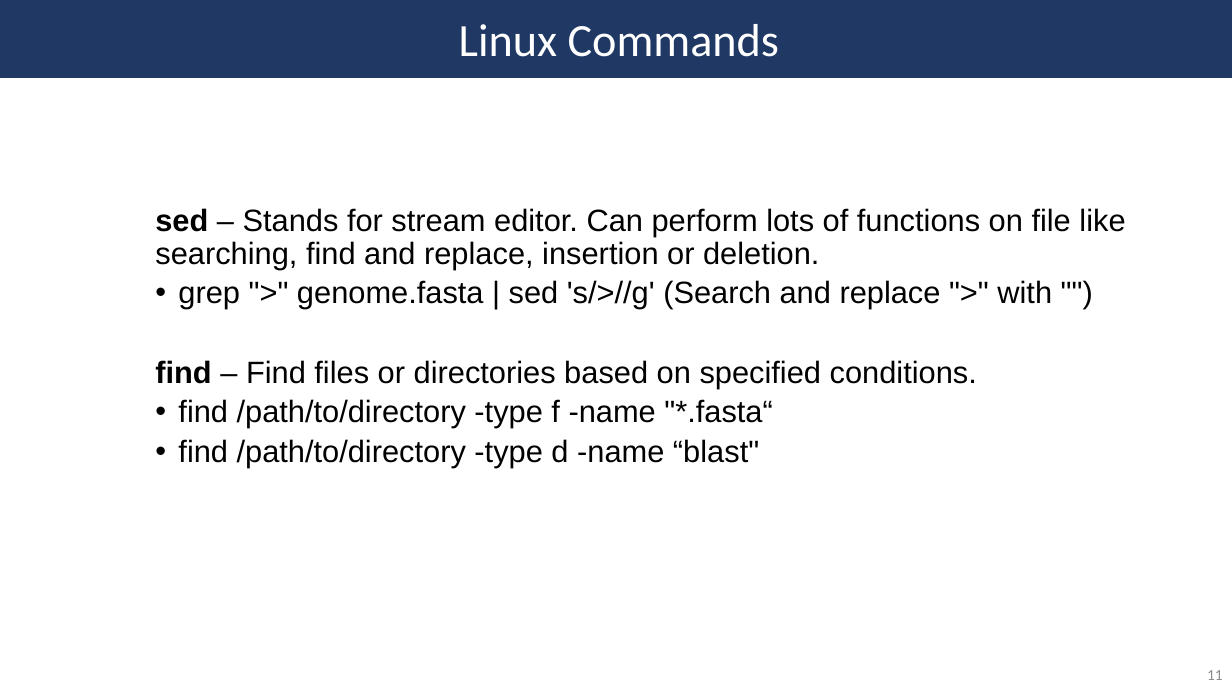
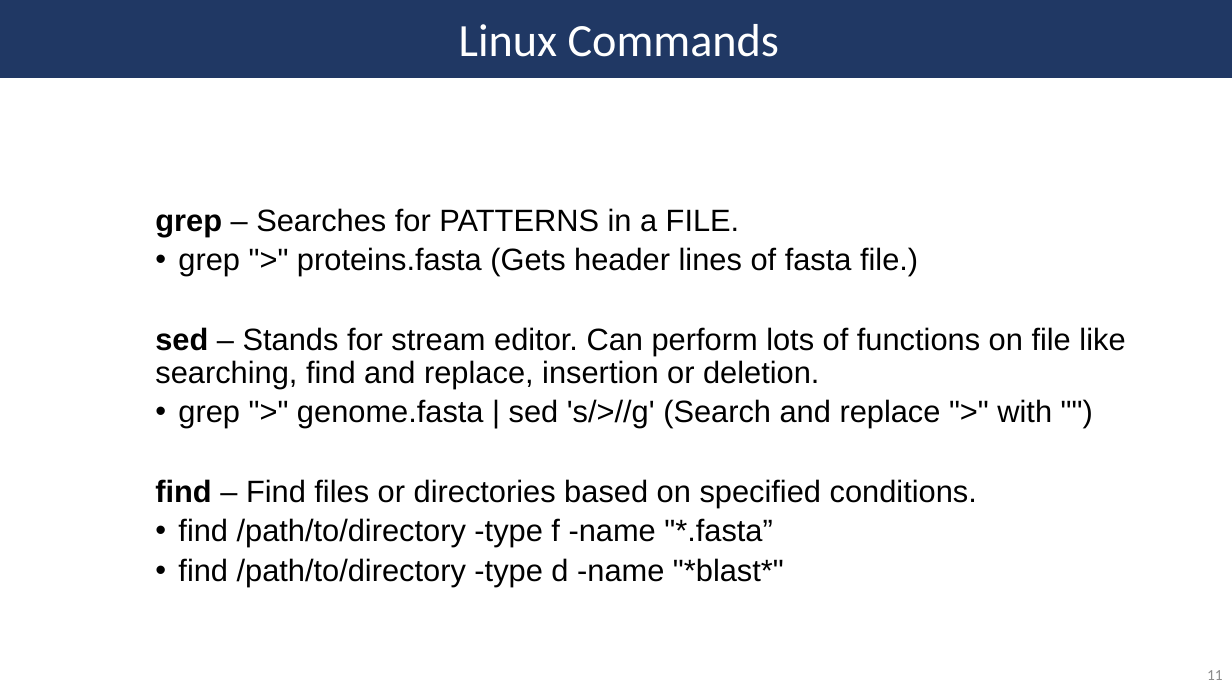
Before and after one commit to SycuroLab/arc_best_practices, a slide deck: slide 11 of arc_best_practices_presentation.pptx. Drawn at 1232x693 pixels with LibreOffice and Linux fonts; fonts in the diff are those of the drawing. Boxes give left, top, right and bottom in pixels: in the first picture for what was removed or moved away, otherwise in the second. Text is boxed around its words. In the diff, an @@ line names an element or a change of style, - is before the commit and + after.

```diff
--- a/arc_best_practices_presentation.pptx
+++ b/arc_best_practices_presentation.pptx
@@ text at (x1=155, y1=208, x2=918, y2=276): paragraphs added @@
+  grep – Searches for PATTERNS in a FILE.
+  • grep ">" proteins.fasta (Gets header lines of fasta file.)
@@ text at (x1=178, y1=518, x2=784, y2=587): text changed @@
-  • find /path/to/directory -type f -name "*.fasta“
-  • find /path/to/directory -type d -name “blast"
+  • find /path/to/directory -type f -name "*.fasta”
+  • find /path/to/directory -type d -name "*blast*"
```
Also in this commit, not shown: 14 other slides changed.
